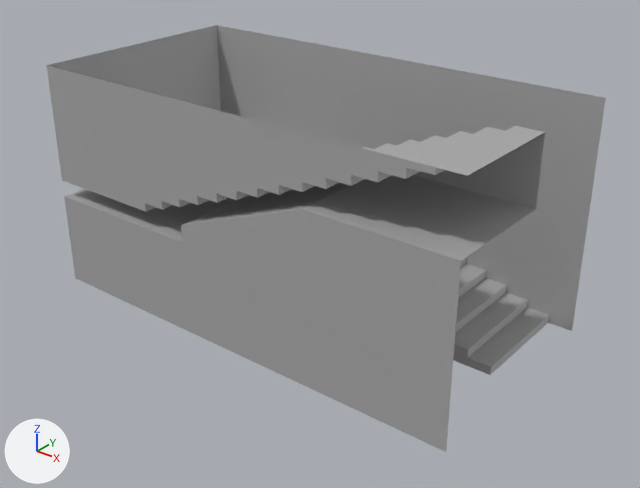
The FBX model Art/Assets/chernobyl_Theme/Buildings/Modular/Flat_Apartment_Kit/Fbx/SM_Flat_Apartment_StairsMiddle.fbx: old version first, new version second.
Camera for both pictures: a 50 mm lens placed at (12.65, -12.55, 7.86), pointed at (4.34, -2.15, 1.42). Every picture has the same lights, and +X, +Y and +Z are marked at lower left. Where no turn or scale is listed for an object, it has been applied to the vertices. Vertices at the same position are counted once.

The first picture shows 'SM_Flat_Apartment_StairsMiddle'.
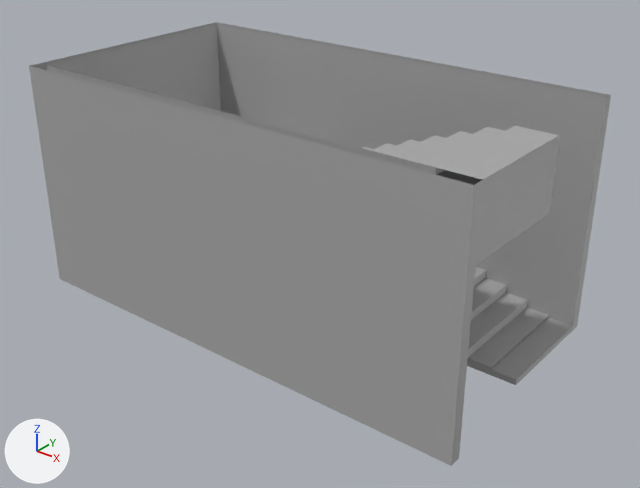
Patch to the scene script:
```diff
--- a/Art/Assets/chernobyl_Theme/Buildings/Modular/Flat_Apartment_Kit/Fbx/SM_Flat_Apartment_StairsMiddle.fbx.py
+++ b/Art/Assets/chernobyl_Theme/Buildings/Modular/Flat_Apartment_Kit/Fbx/SM_Flat_Apartment_StairsMiddle.fbx.py
@@ me_mesh @@
 # used by ob_sm_flat_apartment_stairsmiddle; location = (0.0, 0.0, 0.0)
-me_mesh.from_pydata(...)  # 133 vertices, 101 faces; spans x 0.0..8.0, y -4.0..0.0, z 0.1..4.1
+me_mesh.from_pydata(...)  # 148 vertices, 113 faces; spans x -0.2..8.2, y -4.2..0.2, z 0.1..4.1
+# me_mesh part 1
+# 4 vertices are removed from x 7.57..8.0, y -4.0..0.0, z 0.1..4.1
+# 7 faces are deleted
+# 2 vertices move from x 8.0, y -2.0, z 3.0..4.1 to x 8.2, y -2.0, z 3.0..4.1
+# 19 vertices are added at x -0.2..8.2, y -4.2..0.2, z 0.1..4.1
+# 19 new faces join them
 me_mesh.materials.append(mat_standardsurface1)
```

Changed parts and their boxes [x1, y1, x2, y2] in the pictures (640 x 488 px):
'SM_Flat_Apartment_StairsMiddle', reshaped
    before: [46, 25, 606, 452]
    after: [29, 22, 611, 466]
part 1 of me_mesh, built on
    before: [304, 99, 606, 451]
    after: [29, 22, 611, 466]
